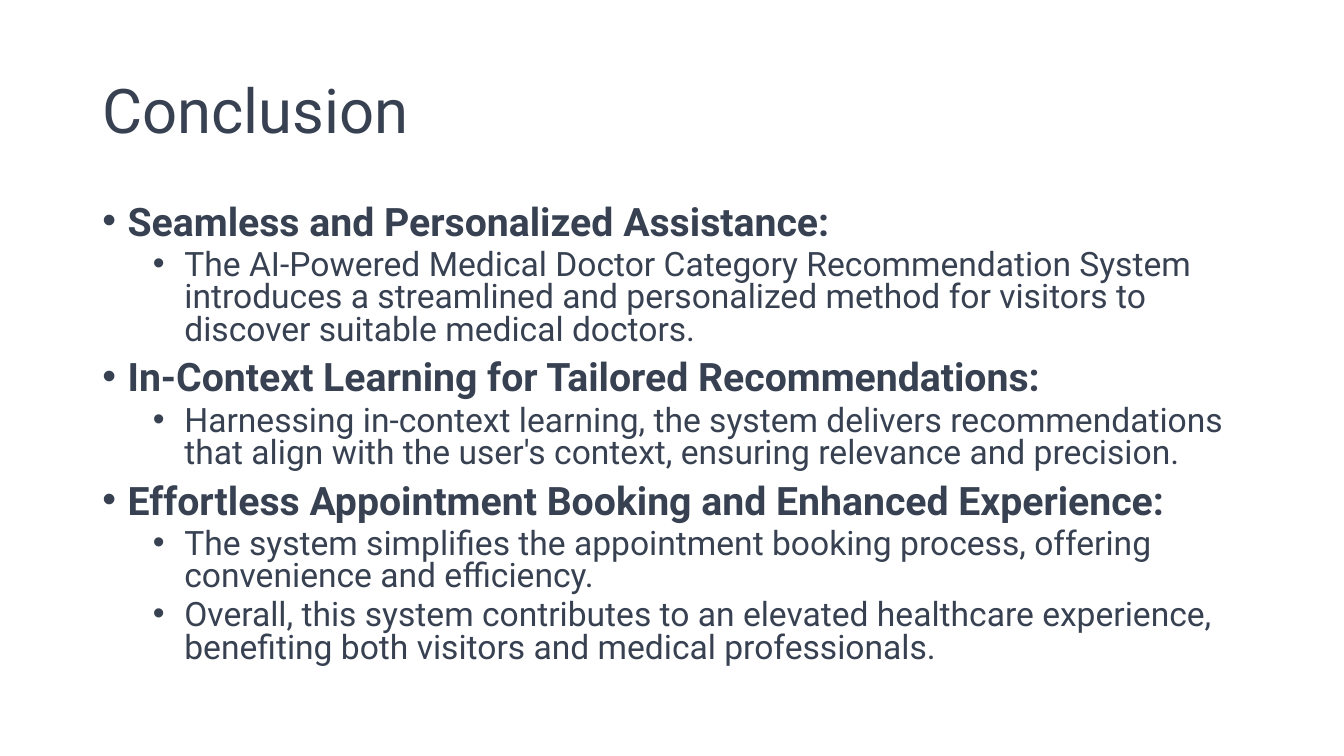
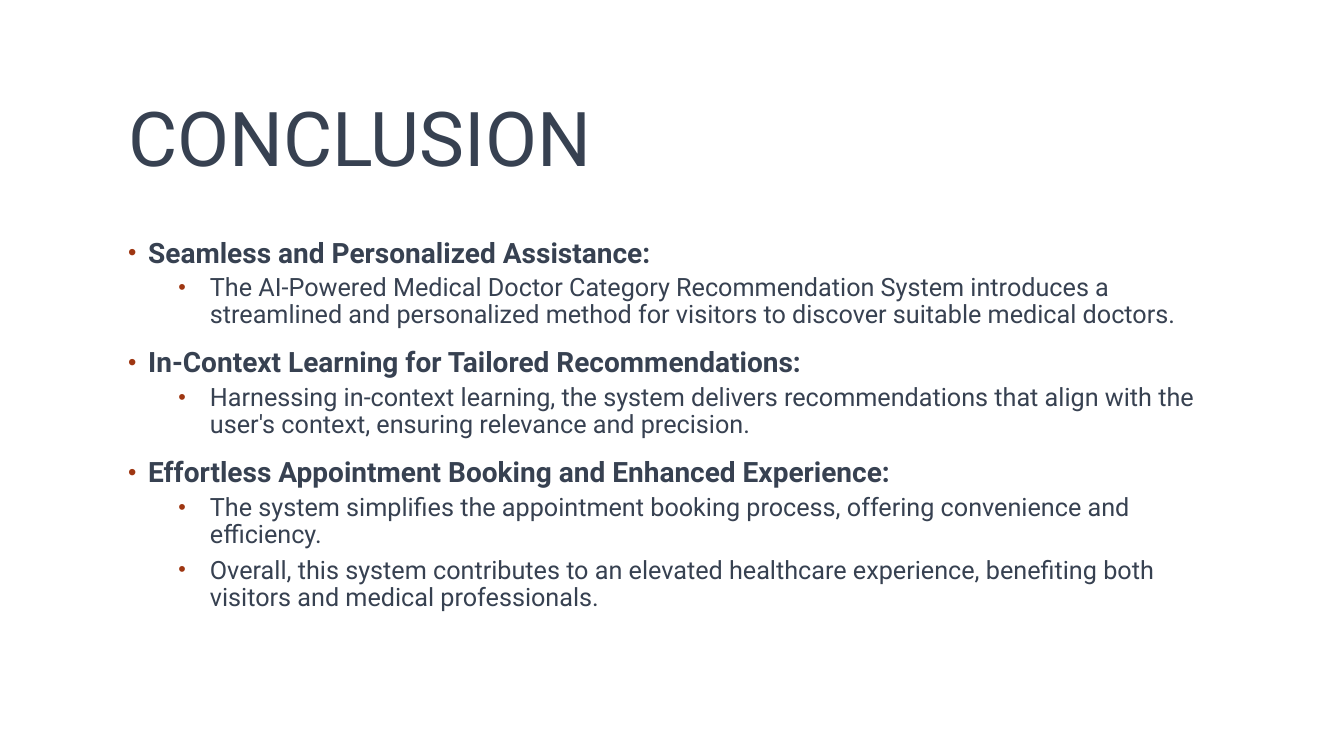
Before and after one commit to AndrewWooo/LLM_AI_Mavericks, a slide deck: slide 18 of chatbot-backend/team 8 AI Mavericks_v2_20230813.pptx. Drawn at 1344x756 pixels with LibreOffice and Linux fonts; fonts in the diff are those of the drawing; background and template pictures are left out. Boxes give left, top, right and bottom in pixels: in the first picture for what was removed or moved away, otherwise in the second. Text is boxed around its words. In the diff, an @@ line names an element or a change of style, - is before the commit and + after.

```diff
--- a/chatbot-backend/team 8 AI Mavericks_v2_20230813.pptx
+++ b/chatbot-backend/team 8 AI Mavericks_v2_20230813.pptx
@@ title at (128,111,591,167): text changed; size 44 to 54 pt @@
-Conclusion
+CONCLUSION
@@ text "Seamless and Personalized Assistance:": place and size @@
-text "Seamless and Personalized Assistance:" at (128,206,1222,666)
+text "Seamless and Personalized Assistance:" at (148,242,1193,611)
@@ text "Seamless and Personalized Assistance:" at (148,242,1193,611): size 28 to 20 pt in "Seamless and Personalized Assistance:", "In-Context Learning for Tailored Recommendations:", "Effortless Appointment Booking and Enhanced Experience:"; size 24 to 18 pt in "The AI-Powered Medical Doctor Category Recommendation System ...", "Harnessing in-context learning, the system delivers recommen ...", "The system simplifies the appointment booking process, ...", "Overall, this system contributes to an elevated ..."; indent changed; line spacing 0.8 to 0.9; more space between paragraphs @@
```
Also in this commit, not shown: 17 other slides changed, 1 slide added, 1 slide removed.
